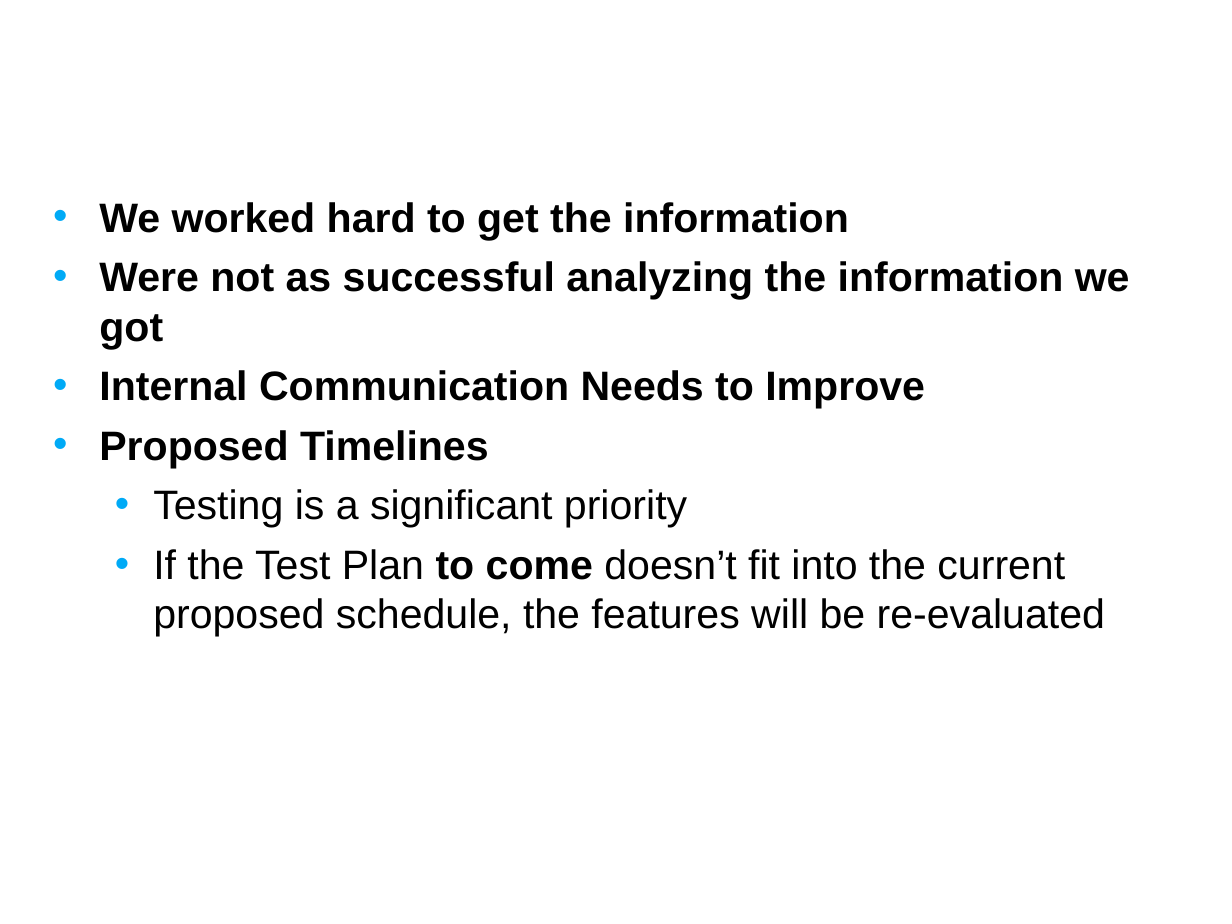
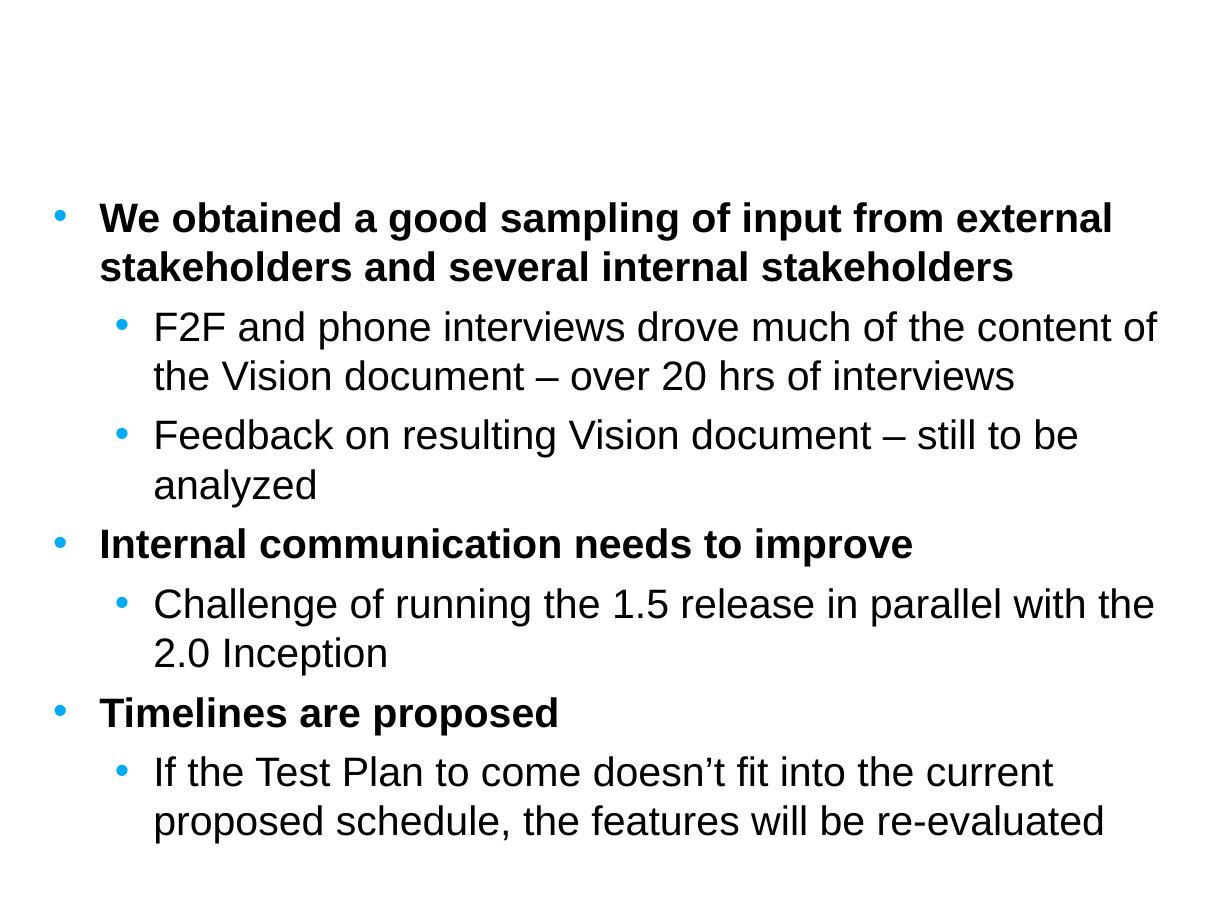
Before and after one commit to NCIP/caarray-docs, a slide deck: slide 10 of project_management/reports/inception_postmortem.ppt. Drawn at 1232x924 pixels with LibreOffice and Linux fonts; fonts in the diff are those of the drawing; background and template pictures are left out. Boxes give left, top, right and bottom in pixels: in the first picture for what was removed or moved away, otherwise in the second. Text is boxed around its words. In the diff, an @@ line names an element or a change of style, - is before the commit and + after.

Commit message:
Updated Product Manager's perspective slide

```diff
--- a/project_management/reports/inception_postmortem.ppt
+++ b/project_management/reports/inception_postmortem.ppt
@@ text at bbox=[99, 202, 1157, 735]: text changed; bold off @@
-• We worked hard to get the information
-• Were not as successful analyzing the information we got
-• Internal Communication Needs to Improve
-• Proposed Timelines
-  • Testing is a significant priority
+• We obtained a good sampling of input from external stakeholders and several internal stakeholders
+  • F2F and phone interviews drove much of the content of the Vision document – over 20 hrs of interviews
+  • Feedback on resulting Vision document – still to be analyzed
+• Internal communication needs to improve
+  • Challenge of running the 1.5 release in parallel with the 2.0 Inception
+• Timelines are proposed
@@ text at bbox=[153, 756, 1105, 844]: bold off in "to come" @@
```
Also in this commit, not shown: 1 other slide changed.
